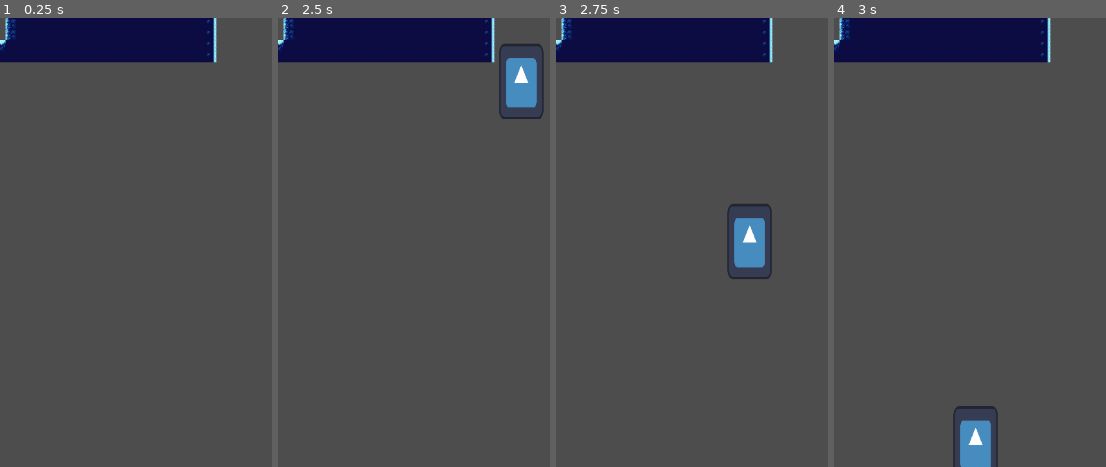
Above: before the commit, frames 1-4 (left to right).
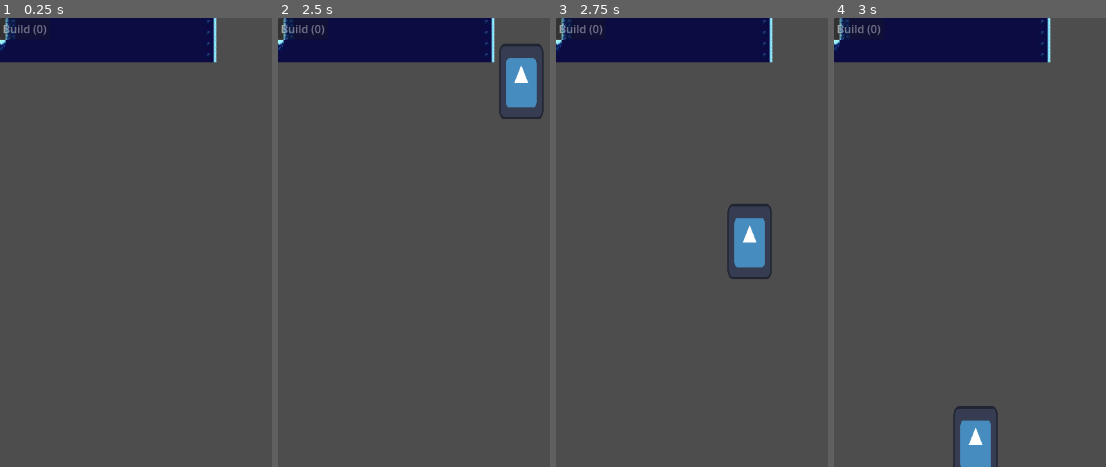
Above: after the commit, the same moments.

Repository: ssheng2000/ChipiChapa
Game: Godot game, scene res://main.tscn
The game is run twice, just before and just after one commit, with the same random seed, the same clock (stepped at 60 frames per second) and the same inputs. The engine's default icon, where the game draws it, is replaced by a stand-in: a white triangle on a blue panel in a dark square.
Inputs (mouse positions are in pixels of both pictures, inside the frame that each line leads up to):
- Up to frame 1 (0.25 s): no input
- Up to frame 2 (2.5 s): tap Enter (ui_accept) at 0.5, 0.77, 1.25, 2 s; move the mouse to (outside the picture) at 0.52 s; hold Right (ui_right) 0.53-1.25 s; click (outside the picture) at 0.67 s; drag from (517, 264) to (outside the picture) at 1.27 s; move the mouse to (outside the picture) at 2.02 s; hold Left (ui_left) from 2.03 s (still down)
- Up to frame 3 (2.75 s): keep holding Left (ui_left)
- Up to frame 4 (3 s): release Left (ui_left) at 2.75 s; drag from (outside the picture) to (994, 175) at 2.77 s

The runs differ from the first frame. In frame 1, 0.3% of the frame differs, in the area x 0-17%, y 0-5%; in frame 2, 0.3%; in frame 3, 0.3%; in frame 4, 0.3%.

Commit message:
Minor button fix

Diff:
--- a/Levels/level.gd
+++ b/Levels/level.gd
@@ -1,42 +1,11 @@
 extends Node2D
 
-@export var pauses_amount := 3
 
-enum Mode { RUN, BUILD }
+# Called when the node enters the scene tree for the first time.
+func _ready() -> void:
+	pass # Replace with function body.
 
-@onready var pause_button := $PauseButton
 
-var mode: Mode = Mode.RUN
-var pauses_remaining := pauses_amount
-
-func _ready():
-	GlobalEventBus.pause.connect(_on_pause_requested)
-	GlobalEventBus.unpause.connect(_on_unpause_requested)
-
-	_set_mode(Mode.RUN)
-	_update_pause_button()
-
-func _set_mode(new_mode: Mode):
-	mode = new_mode
-	var build_enabled := (mode == Mode.BUILD)
-	get_tree().paused = build_enabled
-	GlobalEventBus.build_mode_changed.emit(build_enabled)
-
-func _on_pause_requested():
-	if mode == Mode.BUILD:
-		return
-	if pauses_remaining <= 0:
-		return
-
-	pauses_remaining -= 1
-	_update_pause_button()
-	_set_mode(Mode.BUILD)
-
-func _on_unpause_requested():
-	if mode == Mode.RUN:
-		return
-	_set_mode(Mode.RUN)
-
-func _update_pause_button():
-	if pause_button and pause_button.has_method("set_uses_left"):
-		pause_button.set_pauses_remaining(pauses_remaining)
+# Called every frame. 'delta' is the elapsed time since the previous frame.
+func _process(delta: float) -> void:
+	pass
--- a/Levels/level_template.tscn
+++ b/Levels/level_template.tscn
@@ -2,6 +2,7 @@
 
 [ext_resource type="Script" uid="uid://brr34rmifata8" path="res://Levels/level.gd" id="1_nsw7g"]
 [ext_resource type="Texture2D" uid="uid://cbqyya0crk1b3" path="res://Assets/Sprites/snow_tileset_V1.jpeg" id="1_x7nqe"]
+[ext_resource type="Script" uid="uid://nxwangety8i2" path="res://Scripts/pause_button.gd" id="2_s7a6p"]
 
 [sub_resource type="TileSetAtlasSource" id="TileSetAtlasSource_ng53c"]
 texture = ExtResource("1_x7nqe")
@@ -430,3 +431,8 @@
 
 [node name="Buildables" type="Node2D" parent="." unique_id=498116511]
 position = Vector2(-112, -55)
+
+[node name="PauseButton" type="Button" parent="." unique_id=515742821]
+offset_right = 8.0
+offset_bottom = 8.0
+script = ExtResource("2_s7a6p")
